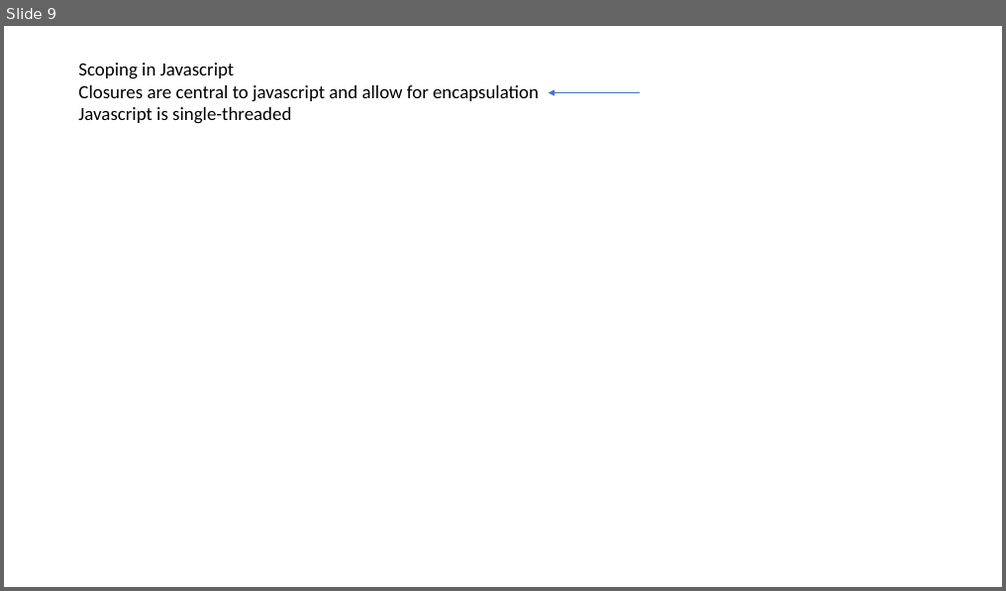
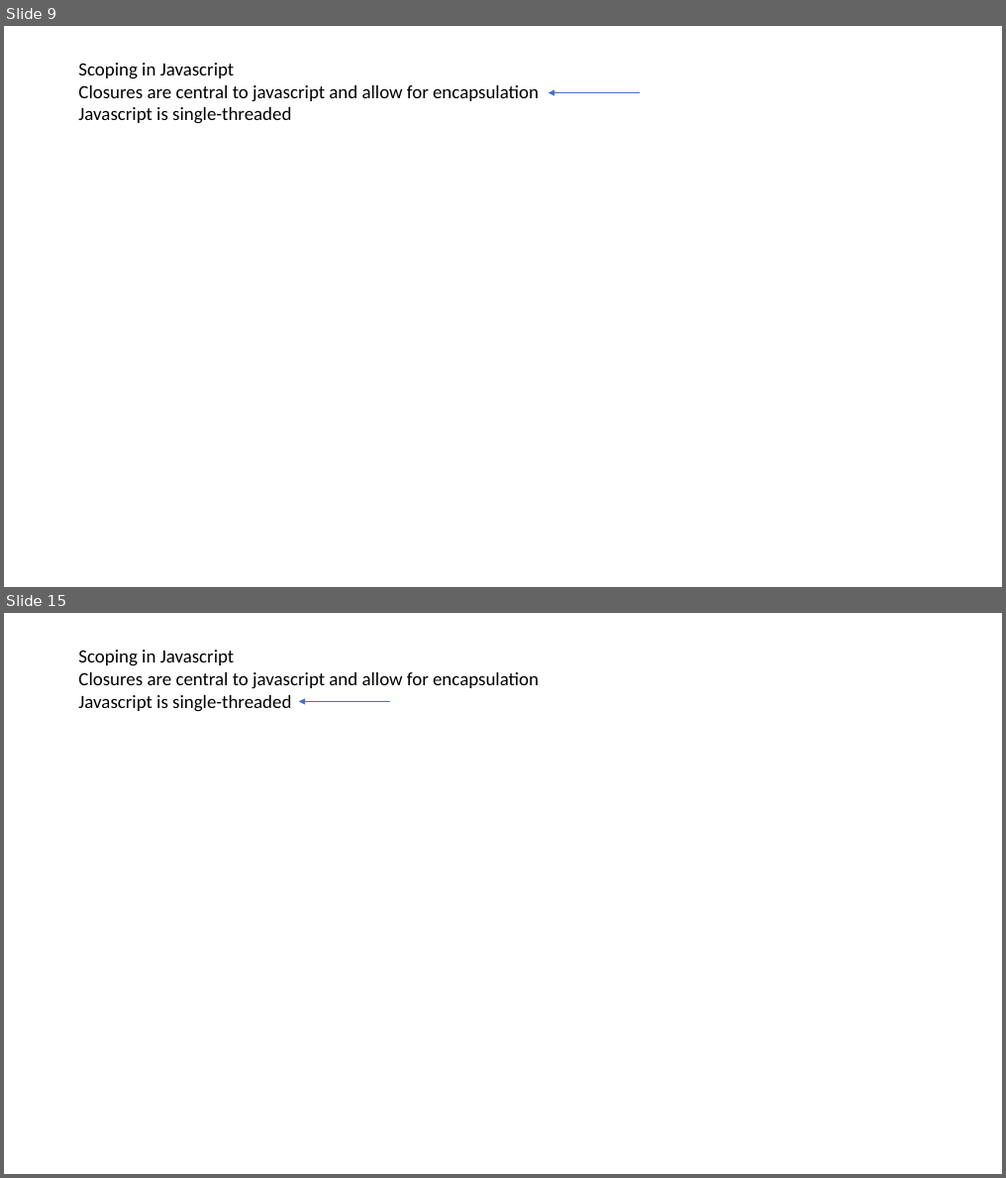
Before and after one commit to afodor/afodor.github.io, a slide deck: classes/prog2017/Prog3-Lecture25.pptx. Shown one above the other, each under a label of ours: slide 9 before the commit, slides 9 and 15 after it; the slides between them are not shown. The pictures are 1006x591 and 1006x1178 pixels, drawn with LibreOffice and Linux fonts; fonts in the diff are those of the drawing. Boxes give left, top, right and bottom in pixels: in the first picture for what was removed or moved away, otherwise in the second. Text is boxed around its words. In the diff, an @@ line names an element or a change of style, - is before the commit and + after.

```diff
--- a/classes/prog2017/Prog3-Lecture25.pptx
+++ b/classes/prog2017/Prog3-Lecture25.pptx
@@ slide 15 added at (4, 613, 1002, 1174), background #FFFFFF @@
@@ text added at (78, 650, 539, 712), 18 pt, text #000000 @@
+Scoping in Javascript
+Closures are central to javascript and allow for encapsulation
+Javascript is single-threaded
@@ arrow added from (390, 701) to (299, 701), #4472C4 0.5 pt @@
```
Also in this commit, not shown: 6 other slides added.
